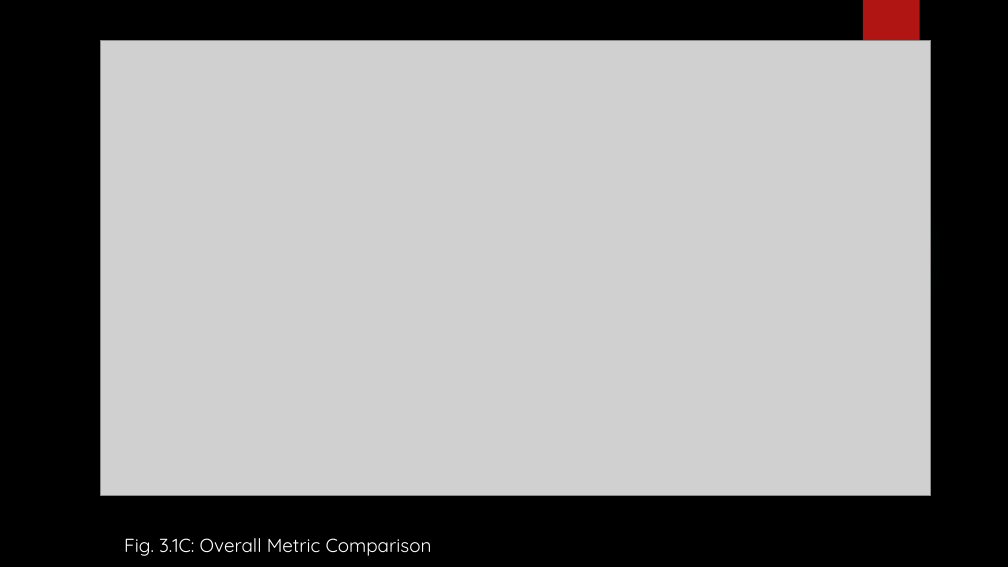
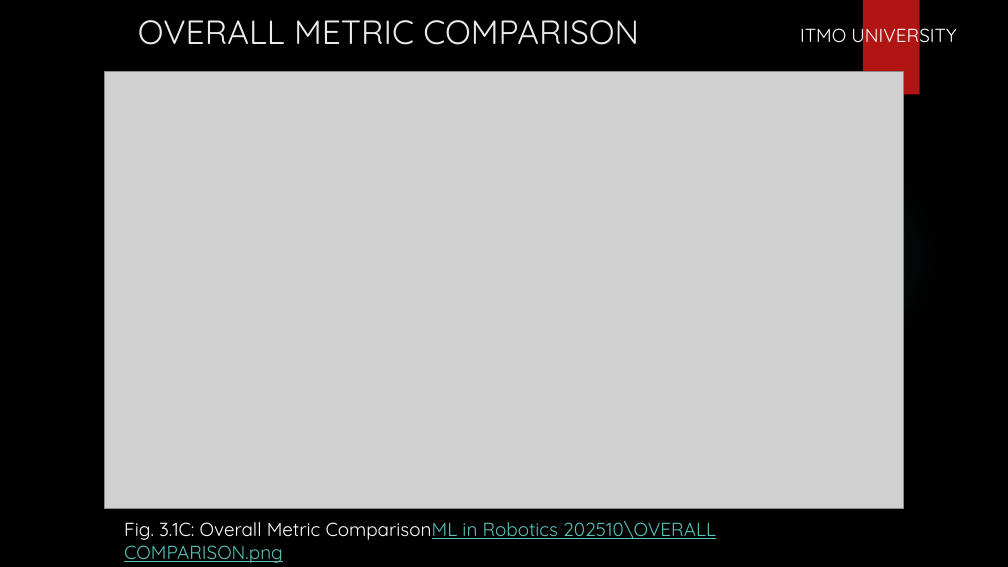
Before and after one commit to PrinssAlex/3dgs-dynamic-masking-47, a slide deck: slide 11 of 3D Gaussian_Splatting via Masking Dynamic Objects.pptx. Drawn at 1008x567 pixels with LibreOffice and Linux fonts; fonts in the diff are those of the drawing; grey boxes stand for pictures; background and template pictures are left out. Boxes give left, top, right and bottom in pixels: in the first picture for what was removed or moved away, otherwise in the second. Text is boxed around its words. In the diff, an @@ line names an element or a change of style, - is before the commit and + after.

Commit message:
UPDATED METRIC EVALUATION

```diff
--- a/3D Gaussian_Splatting via Masking Dynamic Objects.pptx
+++ b/3D Gaussian_Splatting via Masking Dynamic Objects.pptx
@@ title "OVERALL METRIC COMPARISON": place and size @@
-title "OVERALL METRIC COMPARISON" at [138, 39, 795, 41]
+title "OVERALL METRIC COMPARISON" at [138, 20, 639, 45]
@@ title "OVERALL METRIC COMPARISON" at [138, 20, 639, 45]: size 42 to 32 pt @@
@@ text added at [800, 22, 956, 48], 18 pt, text #FFFFFF @@
+ITMO UNIVERSITY
@@ picture: place and size @@
-picture at [100, 40, 931, 495]
+picture at [104, 72, 904, 509]
@@ text at [124, 521, 716, 563]: text changed; text colour #FFFFFF to #58C1BA @@
-Fig. 3.1C: Overall Metric Comparison
+Fig. 3.1C: Overall Metric ComparisonML in Robotics 202510\OVERALL COMPARISON.png
```
Also in this commit, not shown: 3 other slides changed.
